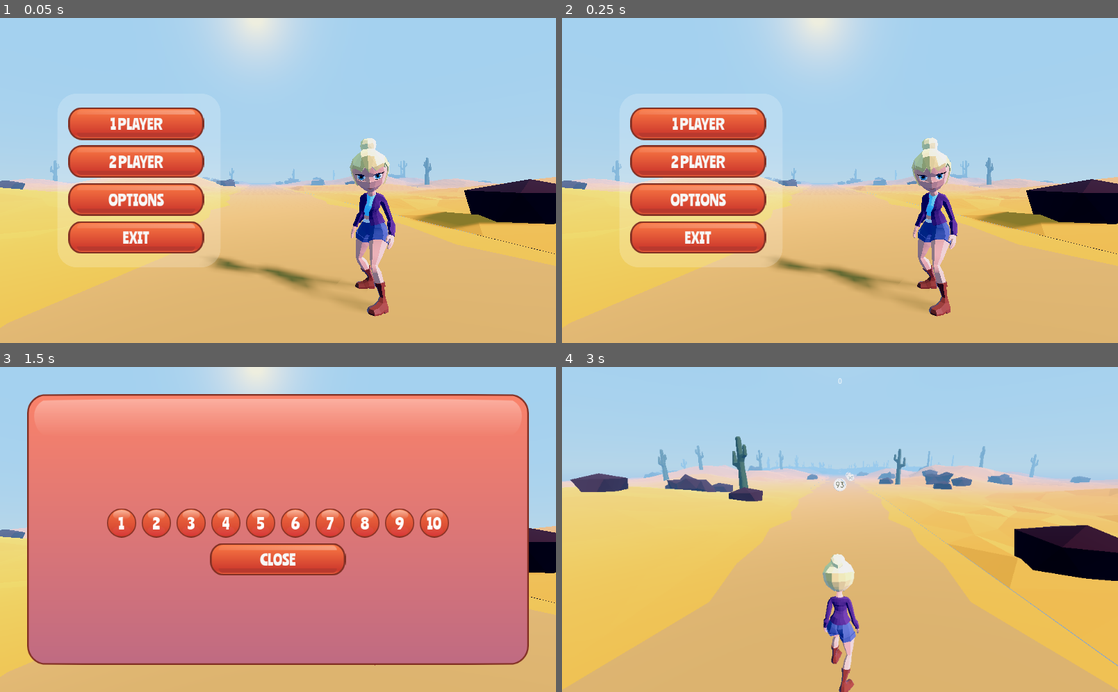
Above: before the commit, frames 1-4 (two rows, left to right).
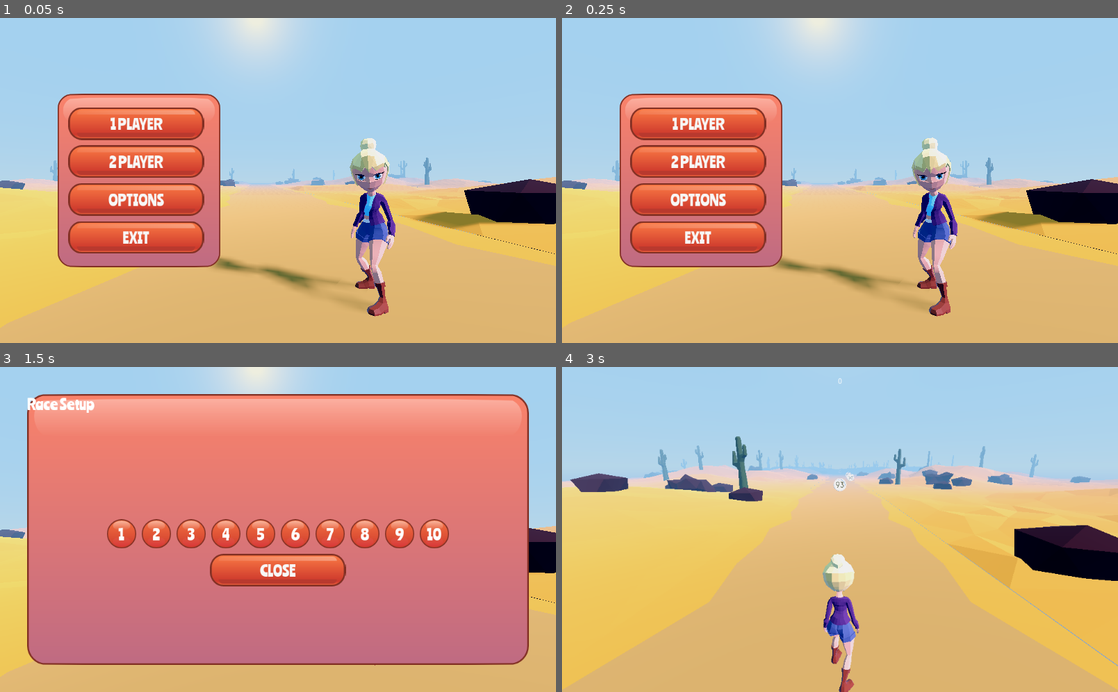
Above: after the commit, the same moments.

Repository: rans0000/math-runner
Game: Godot game, scene res://ui/MainMenu/HomeScreen.tscn
The game is run twice, just before and just after one commit, with the same random seed, the same clock (stepped at 60 frames per second) and the same inputs.
Inputs:
- Up to frame 1 (0.05 s): no input
- Up to frame 2 (0.25 s): no input
- Up to frame 3 (1.5 s): click "1 PLAYER" at 0.5 s; click "1 PLAYER" at 1.25 s
- Up to frame 4 (3 s): click "2 PLAYER" at 2 s; click "1" at 2.75 s

The runs differ from the first frame. In frame 1, 6.2% of the frame differs, in the area x 10-40%, y 23-77%; in frame 2, 6.2%; in frame 3, 7.9%, in the area x 4-81%, y 9-68%; in frame 4, nothing differs.

Commit message:
rewrite Popup scene reference paths with get_node for better portability

Diff:
--- a/ui/MainMenu/MainMenu.tscn
+++ b/ui/MainMenu/MainMenu.tscn
@@ -1,15 +1,8 @@
-[gd_scene load_steps=5 format=2]
+[gd_scene load_steps=4 format=2]
 
 [ext_resource path="res://ui/MainMenu/MainMenu.gd" type="Script" id=1]
 [ext_resource path="res://ui/Popup/Popup.tscn" type="PackedScene" id=2]
 [ext_resource path="res://ui/Themes/MainTheme/main_theme.tres" type="Theme" id=3]
-
-[sub_resource type="StyleBoxFlat" id=1]
-bg_color = Color( 1, 1, 1, 0.2 )
-corner_radius_top_left = 35
-corner_radius_top_right = 35
-corner_radius_bottom_right = 35
-corner_radius_bottom_left = 35
 
 [node name="MainMenu" type="Control"]
 anchor_left = 0.5
@@ -38,7 +31,6 @@
 margin_right = 150.0
 margin_bottom = 160.0
 rect_min_size = Vector2( 300, 320 )
-custom_styles/panel = SubResource( 1 )
 __meta__ = {
 "_edit_use_anchors_": false
 }
--- a/ui/Popup/Popup.gd
+++ b/ui/Popup/Popup.gd
@@ -1,10 +1,11 @@
 extends Control
 
-onready var button_wrapper = $Popup/MarginContainer/Panel/CenterContainer/VBoxContainer/ButtonWrapper
-#onready var btn_numeric = $CenterContainer/VBoxContainer/ButtonWrapper/BtnNumeric
-onready var btn_numeric = $Popup/MarginContainer/Panel/CenterContainer/VBoxContainer/ButtonWrapper/BtnNumeric
 onready var Global = get_node("/root/Global")
 onready var popup = $Popup
+export (NodePath) var button_wrapper_node
+export (NodePath) var btn_numeric_node
+onready var button_wrapper = get_node(button_wrapper_node)
+onready var btn_numeric = get_node(btn_numeric_node)
 
 
 
--- a/ui/Popup/Popup.tscn
+++ b/ui/Popup/Popup.tscn
@@ -21,6 +21,8 @@
 __meta__ = {
 "_edit_use_anchors_": false
 }
+button_wrapper_node = NodePath("Popup/MarginContainer/Panel/VBoxContainer/CenterContainer/VBoxContainer/ButtonWrapper")
+btn_numeric_node = NodePath("Popup/MarginContainer/Panel/VBoxContainer/CenterContainer/VBoxContainer/ButtonWrapper/BtnNumeric")
 
 [node name="ColorRect" type="ColorRect" parent="."]
 anchor_right = 1.0
@@ -34,6 +36,9 @@
 visible = true
 anchor_right = 1.0
 anchor_bottom = 1.0
+__meta__ = {
+"_edit_use_anchors_": false
+}
 
 [node name="MarginContainer" type="MarginContainer" parent="Popup"]
 anchor_right = 1.0
@@ -57,29 +62,44 @@
 "_edit_use_anchors_": false
 }
 
-[node name="CenterContainer" type="CenterContainer" parent="Popup/MarginContainer/Panel"]
+[node name="VBoxContainer" type="VBoxContainer" parent="Popup/MarginContainer/Panel"]
 anchor_right = 1.0
 anchor_bottom = 1.0
+__meta__ = {
+"_edit_use_anchors_": false
+}
+
+[node name="Label" type="Label" parent="Popup/MarginContainer/Panel/VBoxContainer"]
+margin_right = 924.0
+margin_bottom = 36.0
+size_flags_horizontal = 3
+size_flags_vertical = 5
+text = "Race Setup"
+
+[node name="CenterContainer" type="CenterContainer" parent="Popup/MarginContainer/Panel/VBoxContainer"]
+margin_top = 40.0
+margin_right = 924.0
+margin_bottom = 500.0
 size_flags_horizontal = 3
 size_flags_vertical = 3
 __meta__ = {
 "_edit_use_anchors_": false
 }
 
-[node name="VBoxContainer" type="VBoxContainer" parent="Popup/MarginContainer/Panel/CenterContainer"]
+[node name="VBoxContainer" type="VBoxContainer" parent="Popup/MarginContainer/Panel/VBoxContainer/CenterContainer"]
 margin_left = 337.0
-margin_top = 192.0
+margin_top = 172.0
 margin_right = 587.0
-margin_bottom = 308.0
+margin_bottom = 288.0
 size_flags_horizontal = 3
 size_flags_vertical = 3
 custom_constants/separation = 10
 
-[node name="Label" type="Label" parent="Popup/MarginContainer/Panel/CenterContainer/VBoxContainer"]
+[node name="Label" type="Label" parent="Popup/MarginContainer/Panel/VBoxContainer/CenterContainer/VBoxContainer"]
 margin_right = 250.0
 margin_bottom = 36.0
 
-[node name="ButtonWrapper" type="HBoxContainer" parent="Popup/MarginContainer/Panel/CenterContainer/VBoxContainer"]
+[node name="ButtonWrapper" type="HBoxContainer" parent="Popup/MarginContainer/Panel/VBoxContainer/CenterContainer/VBoxContainer"]
 margin_top = 46.0
 margin_right = 250.0
 margin_bottom = 46.0
@@ -90,7 +110,7 @@
 custom_constants/separation = 10
 alignment = 1
 
-[node name="BtnNumeric" type="Button" parent="Popup/MarginContainer/Panel/CenterContainer/VBoxContainer/ButtonWrapper"]
+[node name="BtnNumeric" type="Button" parent="Popup/MarginContainer/Panel/VBoxContainer/CenterContainer/VBoxContainer/ButtonWrapper"]
 visible = false
 margin_left = 98.0
 margin_right = 152.0
@@ -107,7 +127,7 @@
 custom_colors/font_color_pressed = Color( 0.568627, 0.188235, 0.0196078, 1 )
 text = "0"
 
-[node name="ActionWrapper" type="HBoxContainer" parent="Popup/MarginContainer/Panel/CenterContainer/VBoxContainer"]
+[node name="ActionWrapper" type="HBoxContainer" parent="Popup/MarginContainer/Panel/VBoxContainer/CenterContainer/VBoxContainer"]
 margin_top = 56.0
 margin_right = 250.0
 margin_bottom = 116.0
@@ -118,9 +138,9 @@
 custom_constants/separation = 10
 alignment = 1
 
-[node name="BtnClose" type="Button" parent="Popup/MarginContainer/Panel/CenterContainer/VBoxContainer/ActionWrapper"]
+[node name="BtnClose" type="Button" parent="Popup/MarginContainer/Panel/VBoxContainer/CenterContainer/VBoxContainer/ActionWrapper"]
 margin_right = 250.0
 margin_bottom = 60.0
 rect_min_size = Vector2( 250, 60 )
 text = "CLOSE"
-[connection signal="button_up" from="Popup/MarginContainer/Panel/CenterContainer/VBoxContainer/ActionWrapper/BtnClose" to="." method="_on_BtnClose_button_up"]
+[connection signal="button_up" from="Popup/MarginContainer/Panel/VBoxContainer/CenterContainer/VBoxContainer/ActionWrapper/BtnClose" to="." method="_on_BtnClose_button_up"]
